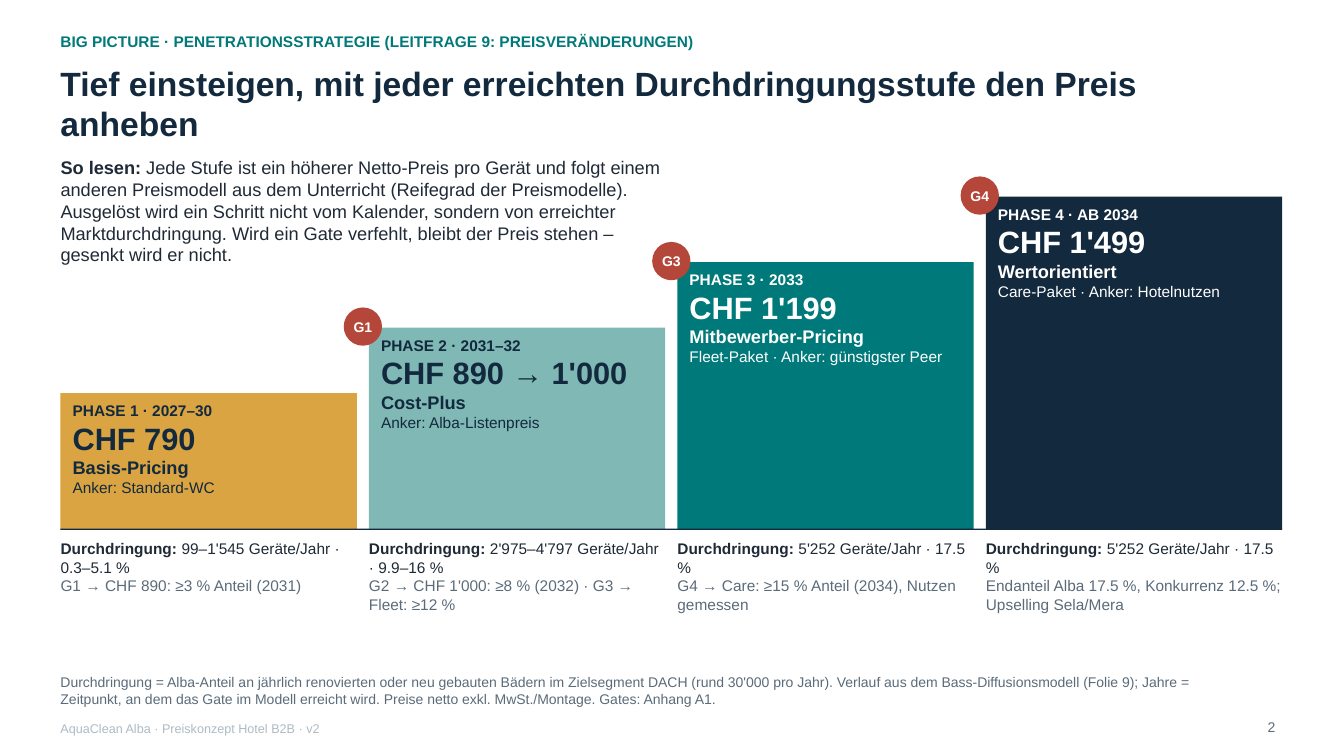
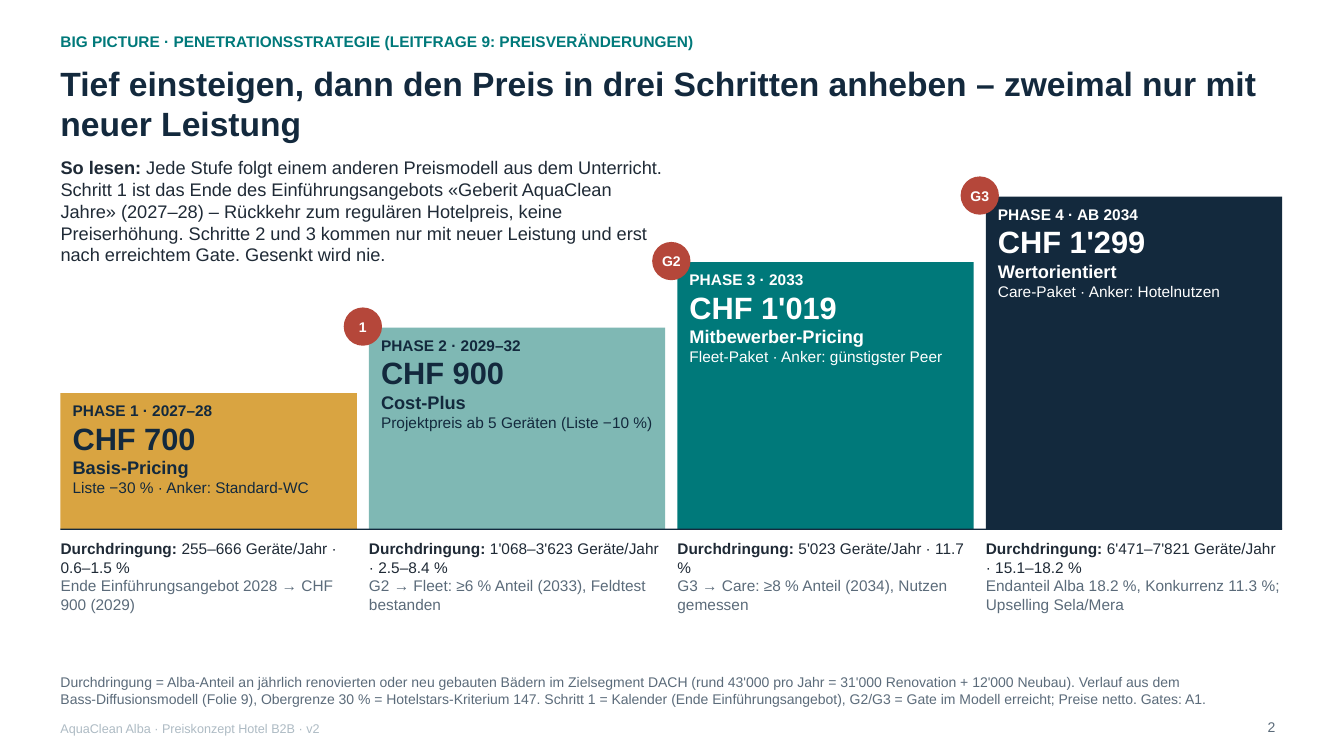
Before and after one commit to dhueppi/ZHAW_CAS_PRICING_01, a slide deck: slide 2 of leistungsnachweis_2/LN2_AquaClean_Alba_Hotel_Preiskonzept_2026_v2.pptx. Drawn at 1344x756 pixels with LibreOffice and Linux fonts; fonts in the diff are those of the drawing. Boxes give left, top, right and bottom in pixels: in the first picture for what was removed or moved away, otherwise in the second. Text is boxed around its words. In the diff, an @@ line names an element or a change of style, - is before the commit and + after.

```diff
--- a/leistungsnachweis_2/LN2_AquaClean_Alba_Hotel_Preiskonzept_2026_v2.pptx
+++ b/leistungsnachweis_2/LN2_AquaClean_Alba_Hotel_Preiskonzept_2026_v2.pptx
@@ title at [60, 71, 1256, 143]: text changed @@
-Tief einsteigen, mit jeder erreichten Durchdringungsstufe den Preis anheben
+Tief einsteigen, dann den Preis in drei Schritten anheben – zweimal nur mit neuer Leistung
@@ text at [61, 160, 662, 261]: text changed @@
-So lesen: Jede Stufe ist ein höherer Netto-Preis pro Gerät und folgt einem anderen Preismodell aus dem Unterricht (Reifegrad der Preismodelle). Ausgelöst wird ein Schritt nicht vom Kalender, sondern von erreichter Marktdurchdringung. Wird ein Gate verfehlt, bleibt der Preis stehen – gesenkt wird er nicht.
+So lesen: Jede Stufe folgt einem anderen Preismodell aus dem Unterricht. Schritt 1 ist das Ende des Einführungsangebots «Geberit AquaClean Jahre» (2027–28) – Rückkehr zum regulären Hotelpreis, keine Preiserhöhung. Schritte 2 und 3 kommen nur mit neuer Leistung und erst nach erreichtem Gate. Gesenkt wird nie.
@@ text in ellipse at [970, 191, 989, 201]: text changed @@
-G4
+G3
@@ text at [998, 231, 1146, 254]: text changed @@
-CHF 1'499
+CHF 1'299
@@ text in ellipse at [662, 256, 681, 266]: text changed @@
-G3
+G2
@@ text at [689, 297, 837, 320]: text changed @@
-CHF 1'199
+CHF 1'019
@@ text in ellipse at [359, 322, 367, 332]: text changed @@
-G1
+1
@@ text at [381, 340, 521, 384]: text changed @@
-PHASE 2 · 2031–32
-CHF 890 → 1'000
+PHASE 2 · 2029–32
+CHF 900
@@ text at [73, 405, 212, 451]: text changed @@
-PHASE 1 · 2027–30
-CHF 790
+PHASE 1 · 2027–28
+CHF 700
@@ text at [381, 417, 629, 431]: text changed @@
-Anker: Alba-Listenpreis
+Projektpreis ab 5 Geräten (Liste −10 %)
@@ text at [73, 482, 308, 493]: text changed @@
-Anker: Standard-WC
+Liste −30 % · Anker: Standard-WC
@@ text at [61, 543, 333, 613]: text changed @@
-Durchdringung: 99–1'545 Geräte/Jahr · 0.3–5.1 %
-G1 → CHF 890: ≥3 % Anteil (2031)
+Durchdringung: 255–666 Geräte/Jahr · 0.6–1.5 %
+Ende Einführungsangebot 2028 → CHF 900 (2029)
@@ text at [369, 543, 658, 610]: text changed @@
-Durchdringung: 2'975–4'797 Geräte/Jahr · 9.9–16 %
-G2 → CHF 1'000: ≥8 % (2032) · G3 → Fleet: ≥12 %
+Durchdringung: 1'068–3'623 Geräte/Jahr · 2.5–8.4 %
+G2 → Fleet: ≥6 % Anteil (2033), Feldtest bestanden
@@ text at [677, 543, 964, 613]: text changed @@
-Durchdringung: 5'252 Geräte/Jahr · 17.5 %
-G4 → Care: ≥15 % Anteil (2034), Nutzen gemessen
+Durchdringung: 5'023 Geräte/Jahr · 11.7 %
+G3 → Care: ≥8 % Anteil (2034), Nutzen gemessen
@@ text at [986, 543, 1275, 613]: text changed @@
-Durchdringung: 5'252 Geräte/Jahr · 17.5 %
-Endanteil Alba 17.5 %, Konkurrenz 12.5 %; Upselling Sela/Mera
+Durchdringung: 6'471–7'821 Geräte/Jahr · 15.1–18.2 %
+Endanteil Alba 18.2 %, Konkurrenz 11.3 %; Upselling Sela/Mera
@@ text at [60, 677, 1206, 707]: text changed @@
-Durchdringung = Alba-Anteil an jährlich renovierten oder neu gebauten Bädern im Zielsegment DACH (rund 30'000 pro Jahr). Verlauf aus dem Bass-Diffusionsmodell (Folie 9); Jahre = Zeitpunkt, an dem das Gate im Modell erreicht wird. Preise netto exkl. MwSt./Montage. Gates: Anhang A1.
+Durchdringung = Alba-Anteil an jährlich renovierten oder neu gebauten Bädern im Zielsegment DACH (rund 43'000 pro Jahr = 31'000 Renovation + 12'000 Neubau). Verlauf aus dem Bass-Diffusionsmodell (Folie 9), Obergrenze 30 % = Hotelstars-Kriterium 147. Schritt 1 = Kalender (Ende Einführungsangebot), G2/G3 = Gate im Modell erreicht; Preise netto. Gates: A1.
```
Also in this commit, not shown: 13 other slides changed, 6 other files.
